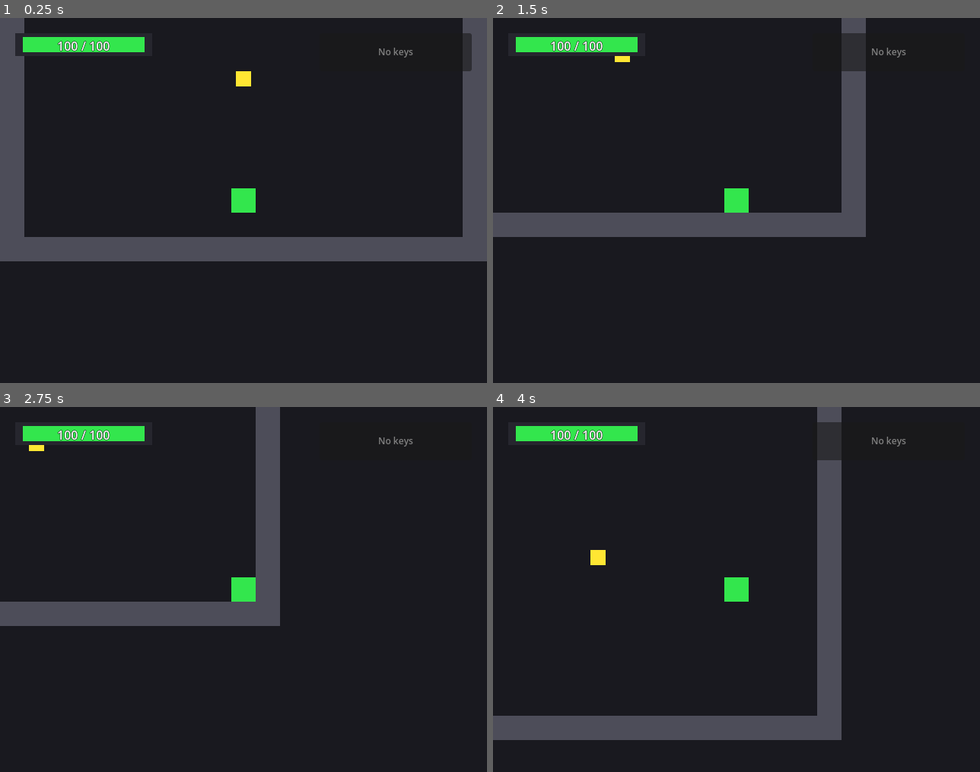
Above: before the commit, frames 1-4 (two rows, left to right).
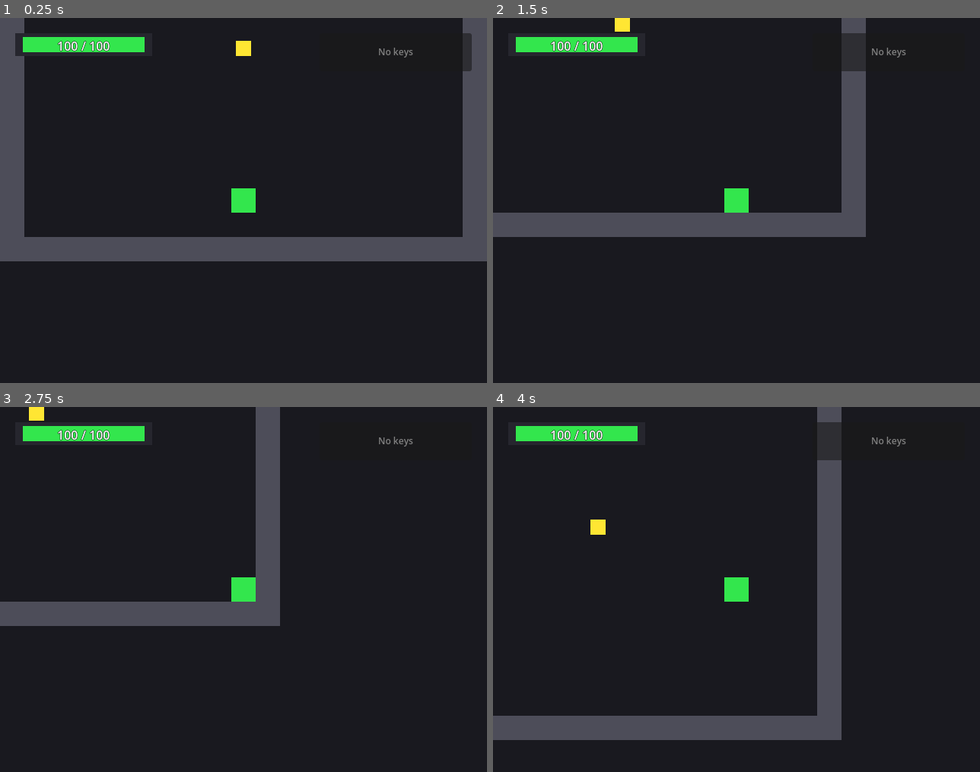
Above: after the commit, the same moments.

Repository: n8Develop/GODMACHINE
Game: Godot game, scene res://scenes/main.tscn
The game is run twice, just before and just after one commit, with the same random seed, the same clock (stepped at 60 frames per second) and the same inputs.
Inputs:
- Up to frame 1 (0.25 s): no input
- Up to frame 2 (1.5 s): tap Enter at 0.5 s; hold D (move_right) 0.53-1.28 s; hold S (move_down) from 1.28 s (still down)
- Up to frame 3 (2.75 s): tap Space at 2 s; release S (move_down) at 2.03 s; hold D (move_right) from 2.03 s (still down)
- Up to frame 4 (4 s): release D (move_right) at 2.78 s; hold W (move_up) 2.78-3.53 s; hold A (move_left) from 3.53 s (still down)

The runs differ from the first frame. In frame 1, 0.3% of the frame differs, in the area x 48-52%, y 6-19%; in frame 2, 0.2%; in frame 3, 0.2%; in frame 4, 0.3%.
Error in both runs: Invalid access to property or key 'max_health_changed' on a base object of type 'Node (HealthComponent)'. (res://scripts/ui_health_bar.gd:17)

Commit message:
Cycle 17: verify room_start_scene_exists

Diff:
--- a/game/scenes/room_start.tscn
+++ b/game/scenes/room_start.tscn
@@ -63,10 +63,9 @@
 
 [node name="Doors" type="Node2D" parent="."]
 
-[node name="Enemies" type="Node2D" parent="."]
-
 [node name="Pickups" type="Node2D" parent="."]
 
-[node name="Key1" parent="Pickups" instance=ExtResource("2")]
-position = Vector2(320, 240)
-key_id = "key_01"
+[node name="KeyPickup1" parent="Pickups" instance=ExtResource("2")]
+position = Vector2(320, 200)
+
+[node name="Enemies" type="Node2D" parent="."]
Not shown, changed: lore/cycle_log.xml
Not shown, changed: lore/learnings.md
Not shown, changed: lore/world_state.xml
